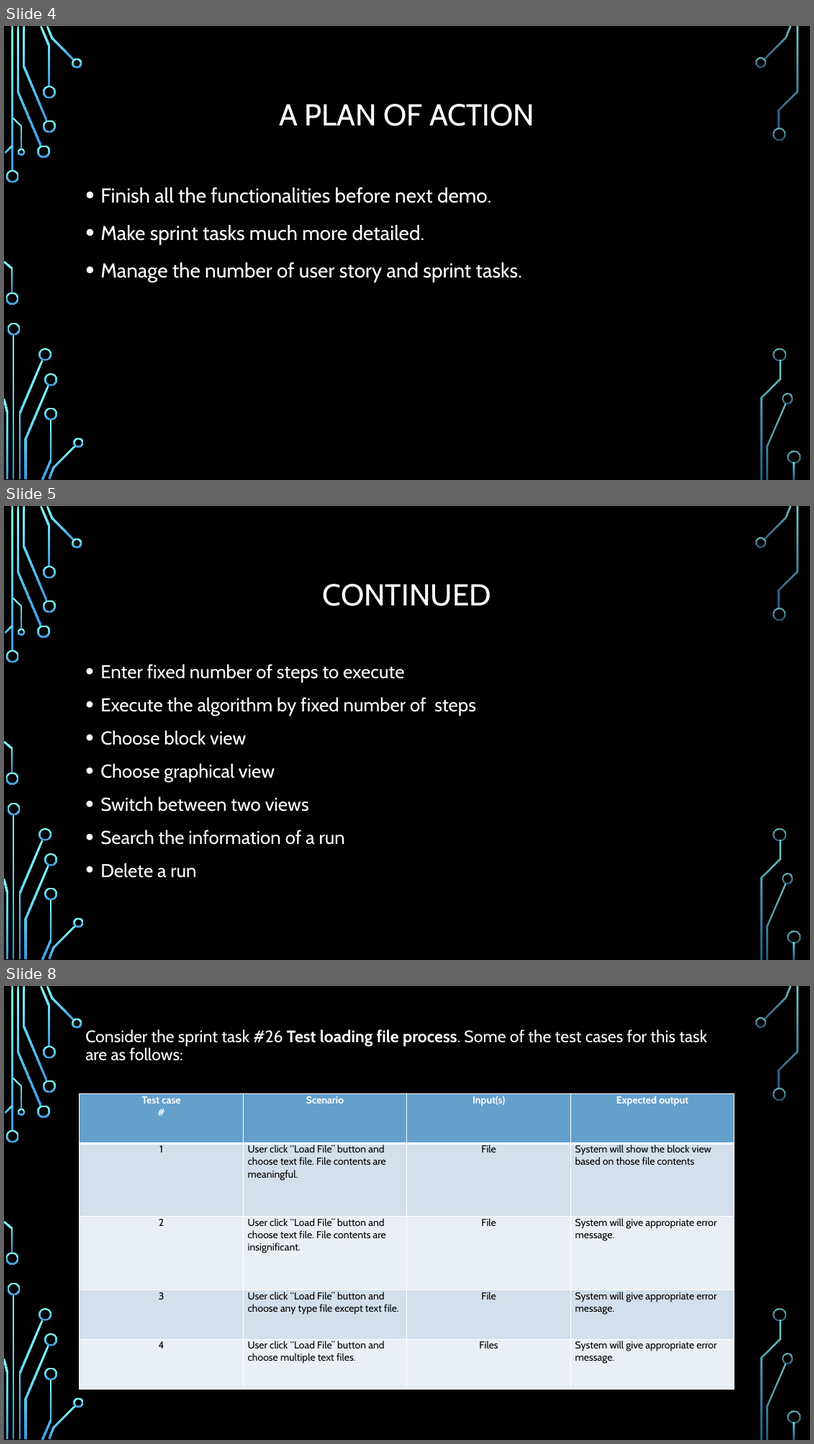
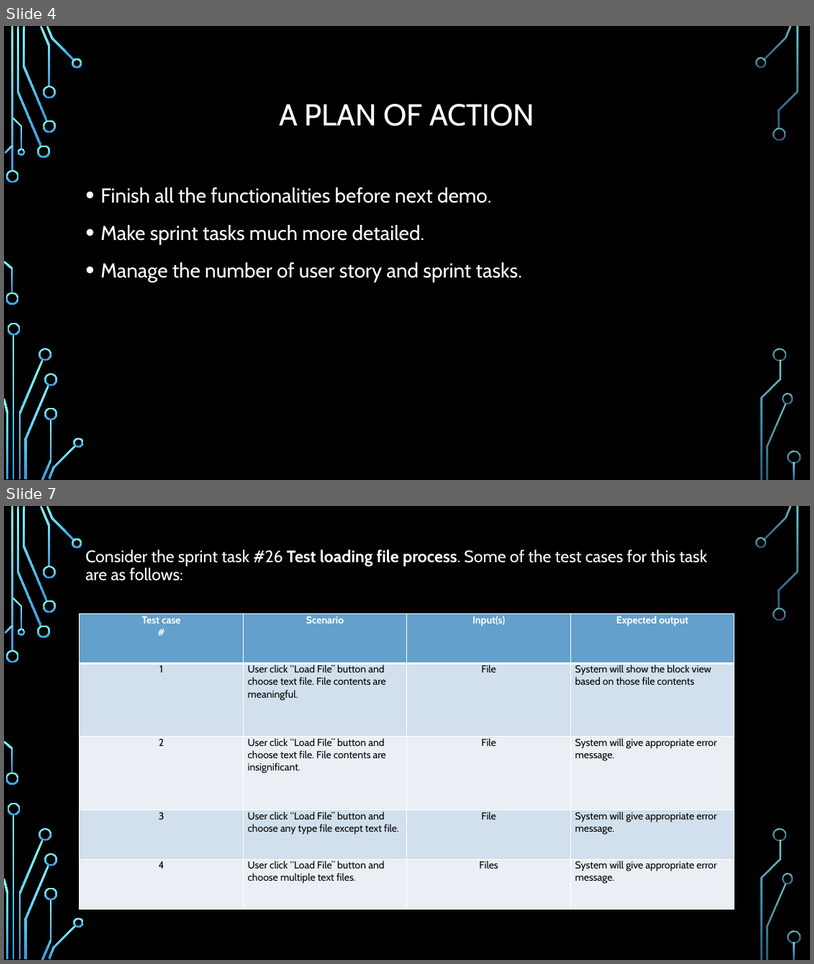
Before and after one commit to Giant-Visualize/Giant-Visualize-Multi-Agent-Patrolling, a slide deck: Document/GIANTS_ThirdPresentation.pptx. Shown one above the other, each under a label of ours: slides 4, 5 and 8 before the commit, slides 4 and 7 after it; the slides between them are not shown. The pictures are 814x1444 and 814x964 pixels, drawn with LibreOffice and Linux fonts; fonts in the diff are those of the drawing; background and template pictures are left out. Boxes give left, top, right and bottom in pixels: in the first picture for what was removed or moved away, otherwise in the second. Text is boxed around its words. In the diff, an @@ line names an element or a change of style, - is before the commit and + after.

```diff
--- a/Document/GIANTS_ThirdPresentation.pptx
+++ b/Document/GIANTS_ThirdPresentation.pptx
@@ slide 5 removed at bbox=[4, 506, 810, 960], background picture (left out); not listed: 36 template elements that a slide beside it also shows @@
@@ title removed at bbox=[323, 584, 491, 606] @@
-CONTINUED
@@ text removed at bbox=[100, 664, 476, 878] @@
-• Enter fixed number of steps to execute
-• Execute the algorithm by fixed number of steps
-• Choose block view
-• Choose graphical view
-• Switch between two views
-• Search the information of a run
-• Delete a run
@@ what was slide 8 is now slide 7 @@
```
Also in this commit, not shown: 4 slides changed, 1 slide added, 25 other files.
